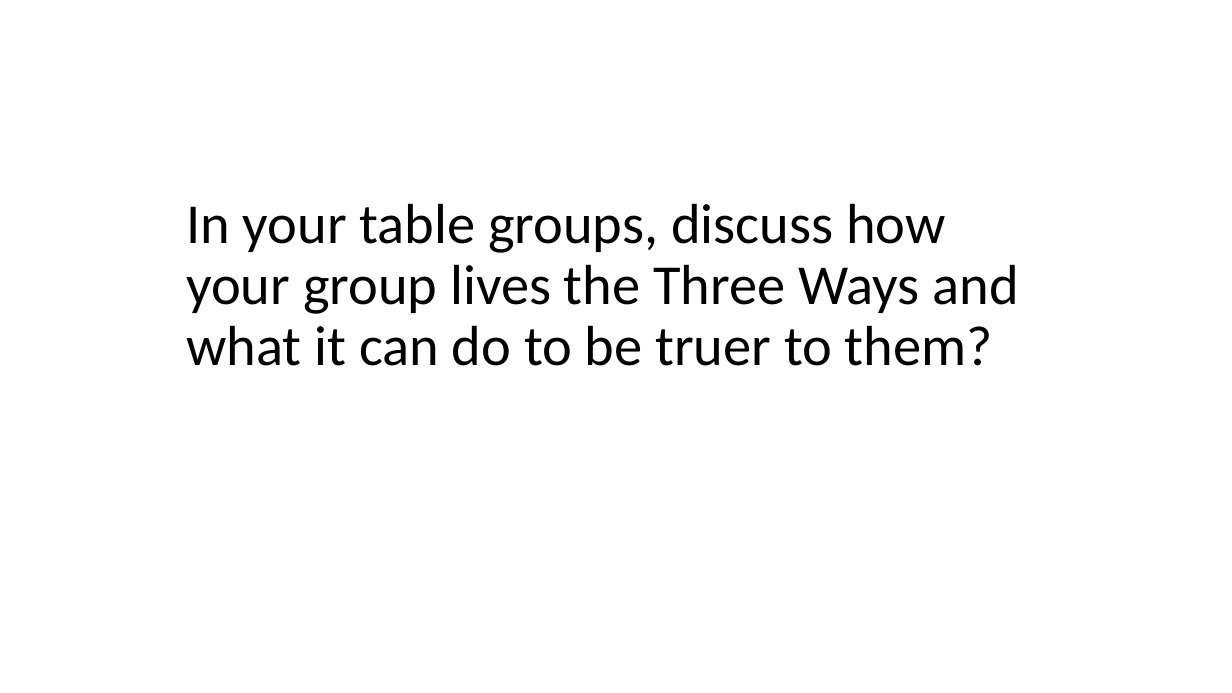
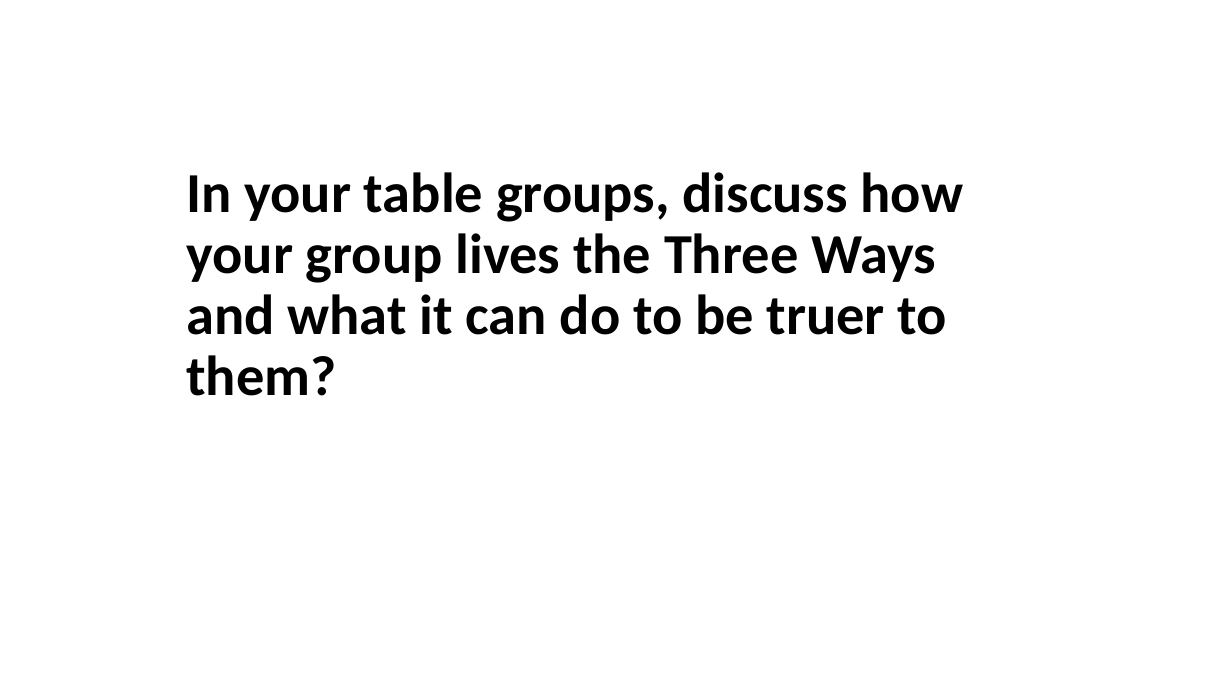
Before and after one commit to Tim-AEQ/devops, a slide deck: slide 14 of devops.pptx (slide 12 before the commit). Drawn at 1232x693 pixels with LibreOffice and Linux fonts; fonts in the diff are those of the drawing. Boxes give left, top, right and bottom in pixels: in the first picture for what was removed or moved away, otherwise in the second. Text is boxed around its words. In the diff, an @@ line names an element or a change of style, - is before the commit and + after.

```diff
--- a/devops.pptx
+++ b/devops.pptx
@@ title "In your table groups, discuss ..." at (x1=186, y1=172, x2=964, y2=396): bold on @@
```
Also in this commit, not shown: 2 slides added, 1 slide removed, 1 other file.
